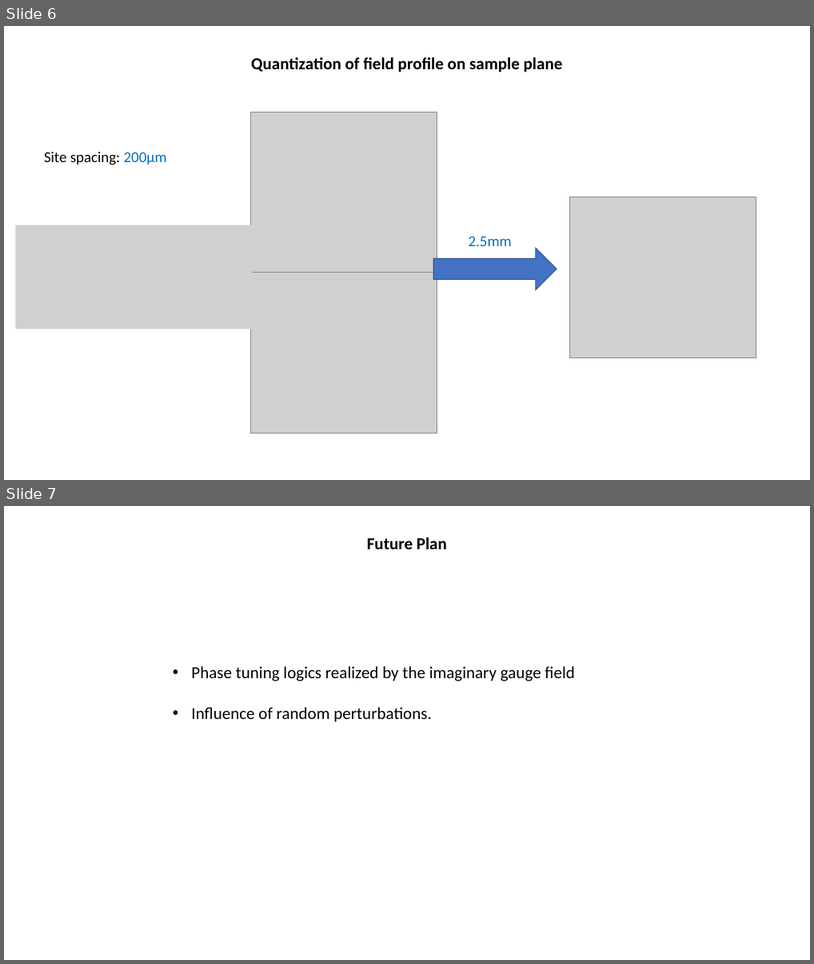
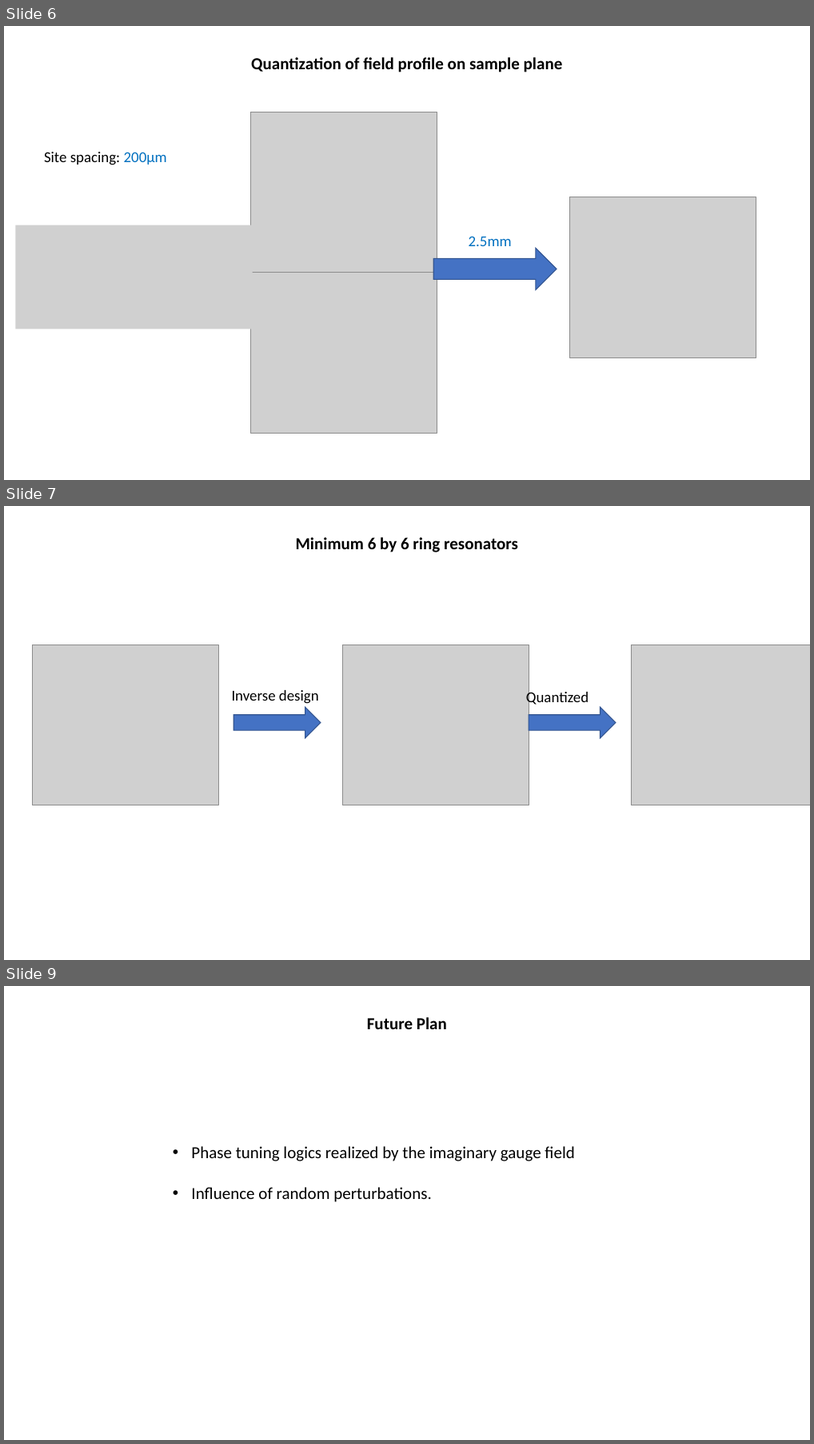
Before and after one commit to minspan199/imaginary-gauge-field, a slide deck: hologram-ring-resonators.pptx. Shown one above the other, each under a label of ours: slides 6 and 7 before the commit, slides 6, 7 and 9 after it; the slides between them are not shown. The pictures are 814x964 and 814x1444 pixels, drawn with LibreOffice and Linux fonts; fonts in the diff are those of the drawing; grey boxes stand for pictures. Boxes give left, top, right and bottom in pixels: in the first picture for what was removed or moved away, otherwise in the second. Text is boxed around its words. In the diff, an @@ line names an element or a change of style, - is before the commit and + after.

```diff
--- a/hologram-ring-resonators.pptx
+++ b/hologram-ring-resonators.pptx
@@ slide 7 added at [4, 506, 810, 960], background #FFFFFF @@
@@ text added at [296, 537, 518, 552], 20 pt, text #000000, bold @@
+Minimum 6 by 6 ring resonators
@@ picture added at [32, 644, 218, 805] @@
@@ picture added at [342, 644, 529, 805] @@
@@ picture added at [631, 644, 810, 805] @@
@@ text added at [232, 690, 319, 704], 18 pt, text #000000 @@
+Inverse design
@@ text added at [526, 689, 589, 706], 18 pt, text #000000 @@
+Quantized
@@ right arrow added at [234, 707, 321, 738], fill #4472C4, outline #325491 1 pt @@
@@ right arrow added at [529, 707, 616, 738], fill #4472C4, outline #325491 1 pt @@
@@ what was slide 7 is now slide 9 @@
```
Also in this commit, not shown: 1 other slide added, 3 other files.
